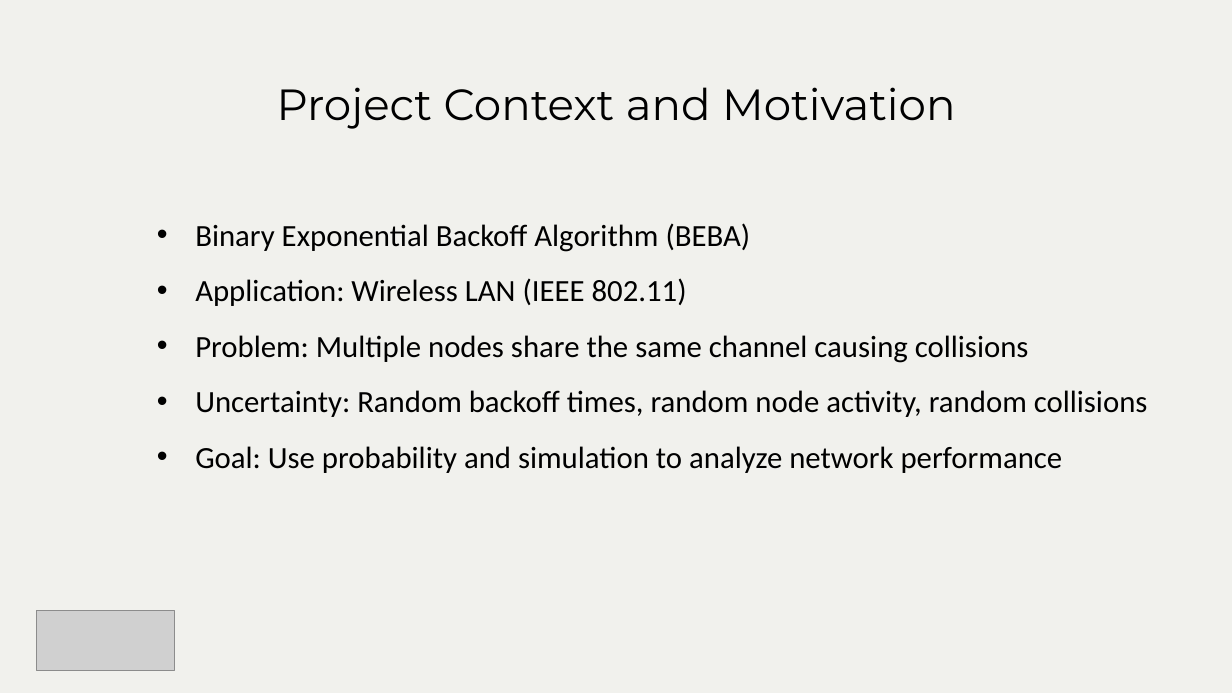
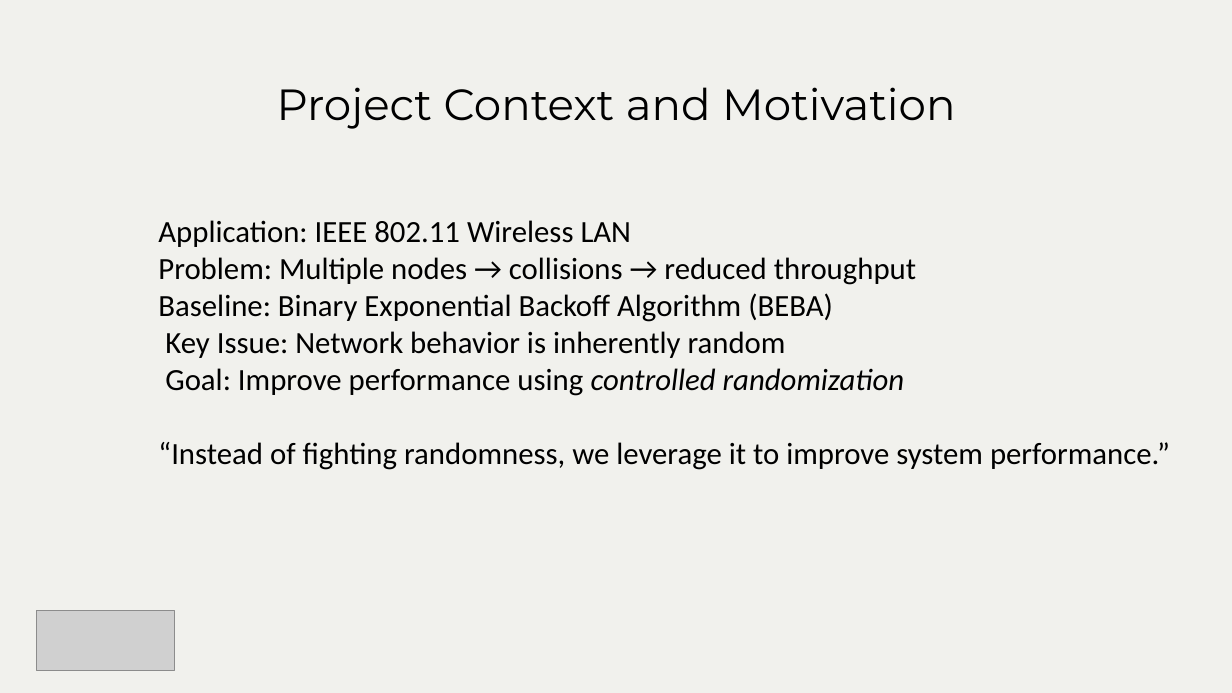
Before and after one commit to pratika719/beb-probabilistic-network-simulator, a slide deck: slide 2 of g13_s1_net/Milestone-3_s1_g13_net/PPT for video/Milestone 3_ppt.pptx. Drawn at 1232x693 pixels with LibreOffice and Linux fonts; fonts in the diff are those of the drawing; grey boxes stand for pictures; background and template pictures are left out. Boxes give left, top, right and bottom in pixels: in the first picture for what was removed or moved away, otherwise in the second. Text is boxed around its words. In the diff, an @@ line names an element or a change of style, - is before the commit and + after.

```diff
--- a/g13_s1_net/Milestone-3_s1_g13_net/PPT for video/Milestone 3_ppt.pptx
+++ b/g13_s1_net/Milestone-3_s1_g13_net/PPT for video/Milestone 3_ppt.pptx
@@ text at bbox=[158, 220, 1170, 470]: text changed @@
-• Binary Exponential Backoff Algorithm (BEBA)
-• Application: Wireless LAN (IEEE 802.11)
-• Problem: Multiple nodes share the same channel causing collisions
-• Uncertainty: Random backoff times, random node activity, random collisions
-• Goal: Use probability and simulation to analyze network performance
+Application: IEEE 802.11 Wireless LAN
+Problem: Multiple nodes → collisions → reduced throughput
+Baseline: Binary Exponential Backoff Algorithm (BEBA)
+Key Issue: Network behavior is inherently random
+Goal: Improve performance using controlled randomization
+“Instead of fighting randomness, we leverage it to improve system performance.”
```
Also in this commit, not shown: 5 other slides changed, 5 slides added, 5 slides removed, 3 other files.
